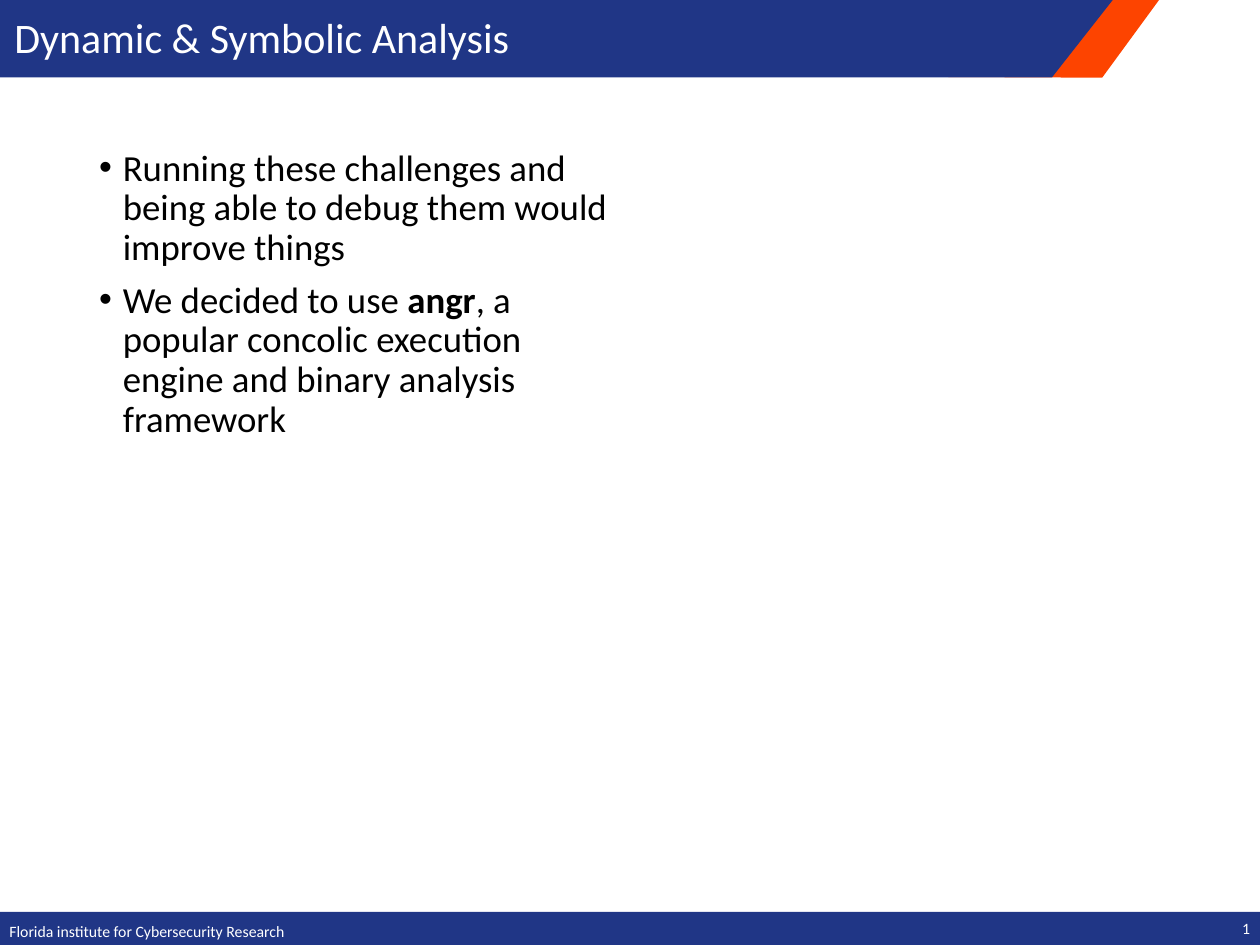
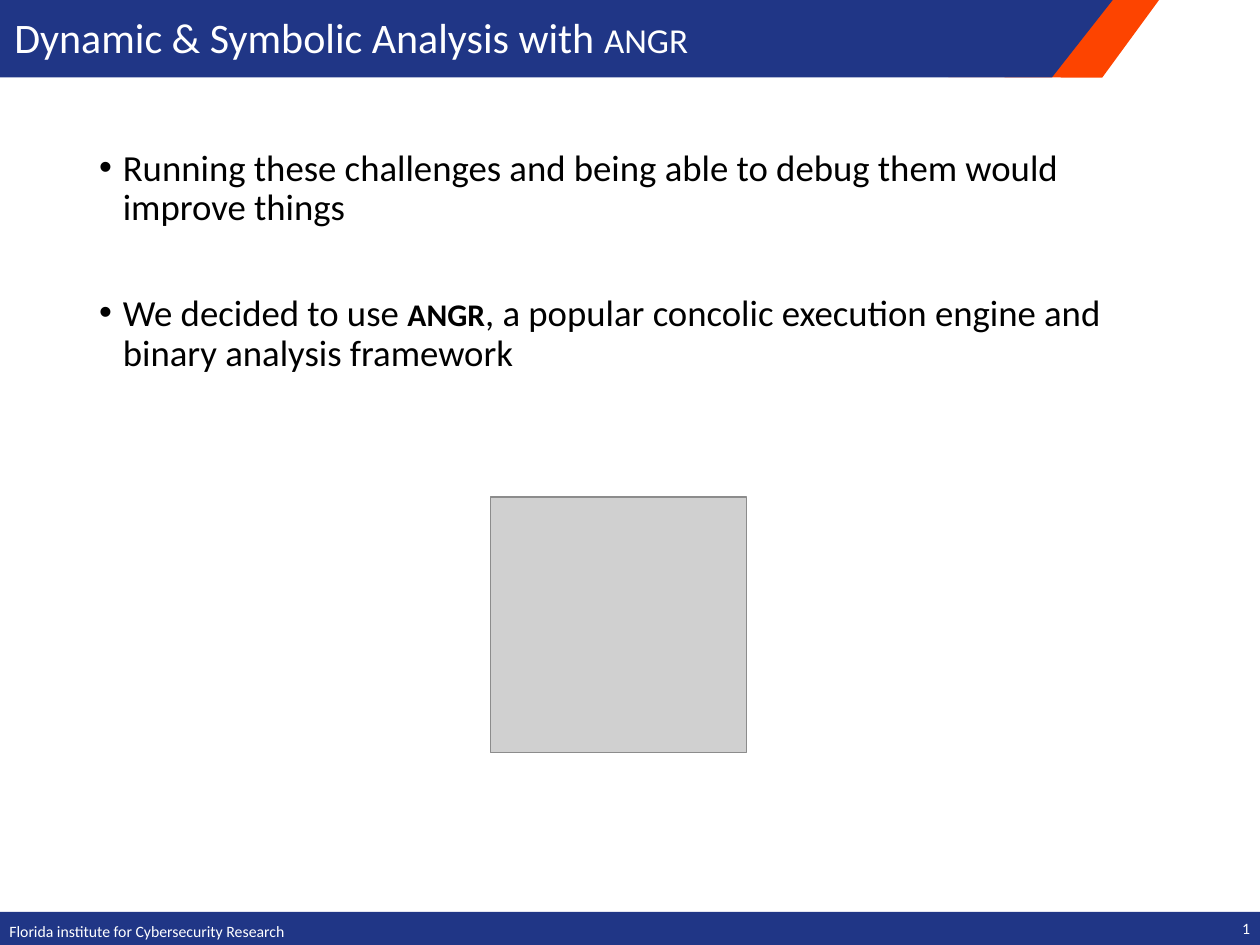
Before and after one commit to ufsit/csawesc19, a slide deck: slide 2 of presentation/csawesc19-kernel-sanders.pptx. Drawn at 1260x945 pixels with LibreOffice and Linux fonts; fonts in the diff are those of the drawing; grey boxes stand for pictures; background and template pictures are left out. Boxes give left, top, right and bottom in pixels: in the first picture for what was removed or moved away, otherwise in the second. Text is boxed around its words. In the diff, an @@ line names an element or a change of style, - is before the commit and + after.

Commit message:
Presentation update

```diff
--- a/presentation/csawesc19-kernel-sanders.pptx
+++ b/presentation/csawesc19-kernel-sanders.pptx
@@ title at box(14, 24, 688, 60): text changed @@
-Dynamic & Symbolic Analysis
+Dynamic & Symbolic Analysis with ANGR
@@ text at box(123, 300, 1100, 372): text changed @@
-• We decided to use angr, a popular concolic execution engine and binary analysis framework
+• We decided to use ANGR, a popular concolic execution engine and binary analysis framework
@@ picture added at box(490, 498, 746, 753) @@
```
Also in this commit, not shown: 3 other slides changed, 5 slides added.
